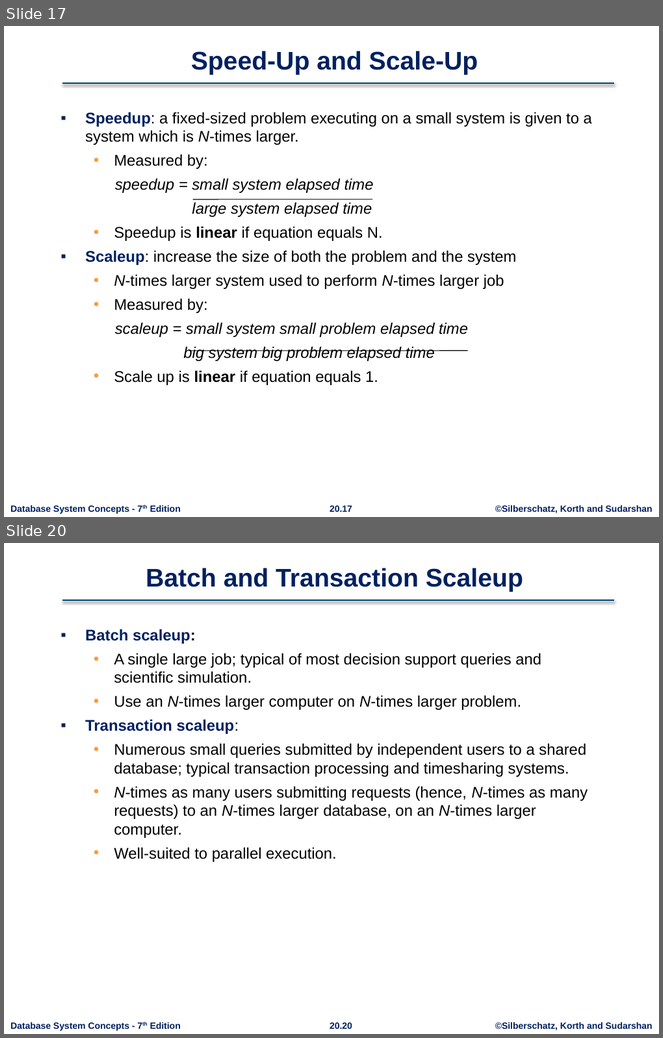
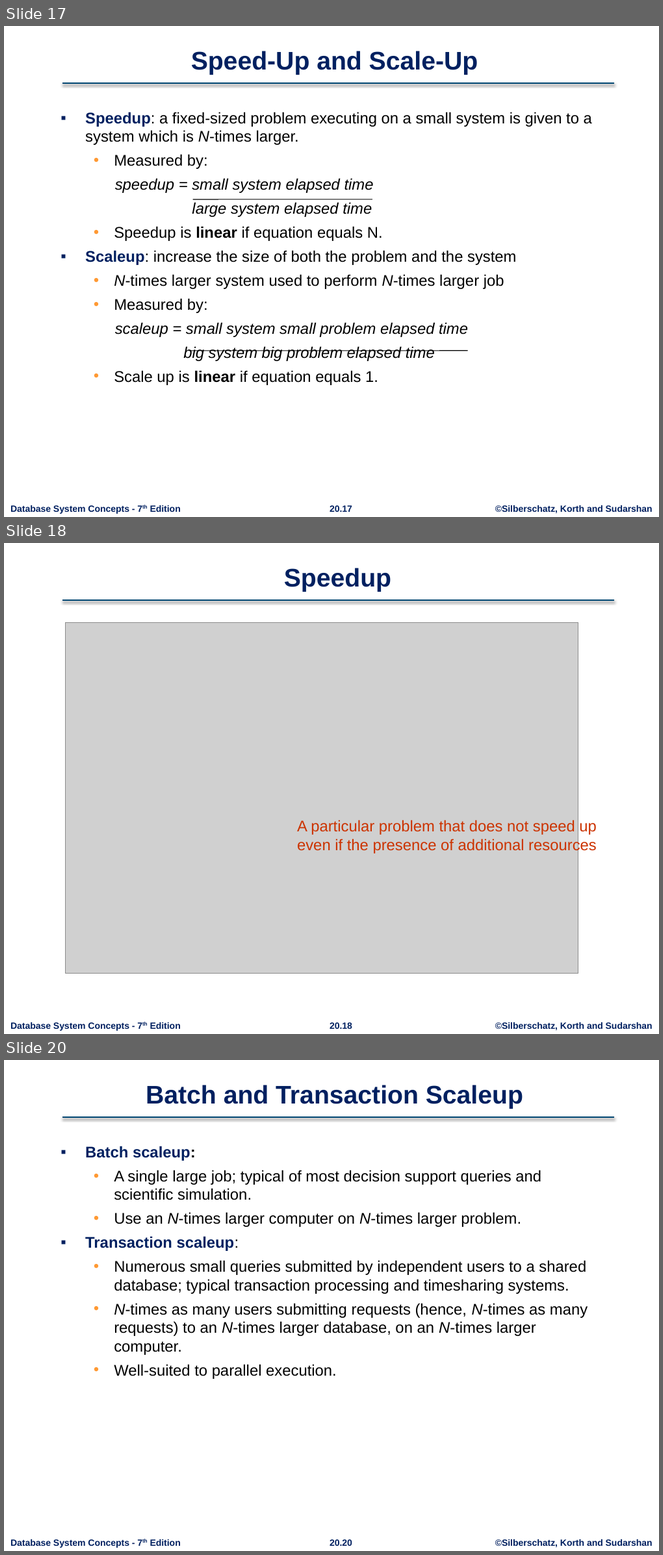
Before and after one commit to rizveeredwan/course-contents, a slide deck: CSE-3104/Slides/ch20.pptx. Shown one above the other, each under a label of ours: slides 17 and 20 before the commit, slides 17, 18 and 20 after it; the slides between them are not shown. The pictures are 663x1038 and 663x1555 pixels, drawn with LibreOffice and Linux fonts; fonts in the diff are those of the drawing; grey boxes stand for pictures; background and template pictures are left out. Boxes give left, top, right and bottom in pixels: in the first picture for what was removed or moved away, otherwise in the second. Text is boxed around its words. In the diff, an @@ line names an element or a change of style, - is before the commit and + after.

```diff
--- a/CSE-3104/Slides/ch20.pptx
+++ b/CSE-3104/Slides/ch20.pptx
@@ slide 18 added at (x1=4, y1=543, x2=659, y2=1034), background #FFFFFF; not listed: 4 template elements that a slide beside it also shows @@
@@ title added at (x1=284, y1=568, x2=391, y2=592), 28 pt, text #002060, bold @@
+Speedup
@@ picture added at (x1=66, y1=622, x2=579, y2=973) @@
@@ text added at (x1=297, y1=820, x2=597, y2=854), 17 pt, text #CC3300 @@
+A particular problem that does not speed up even if the presence of additional resources
```
Also in this commit, not shown: 10 slides changed, 3 other slides added, 2 slides removed.
